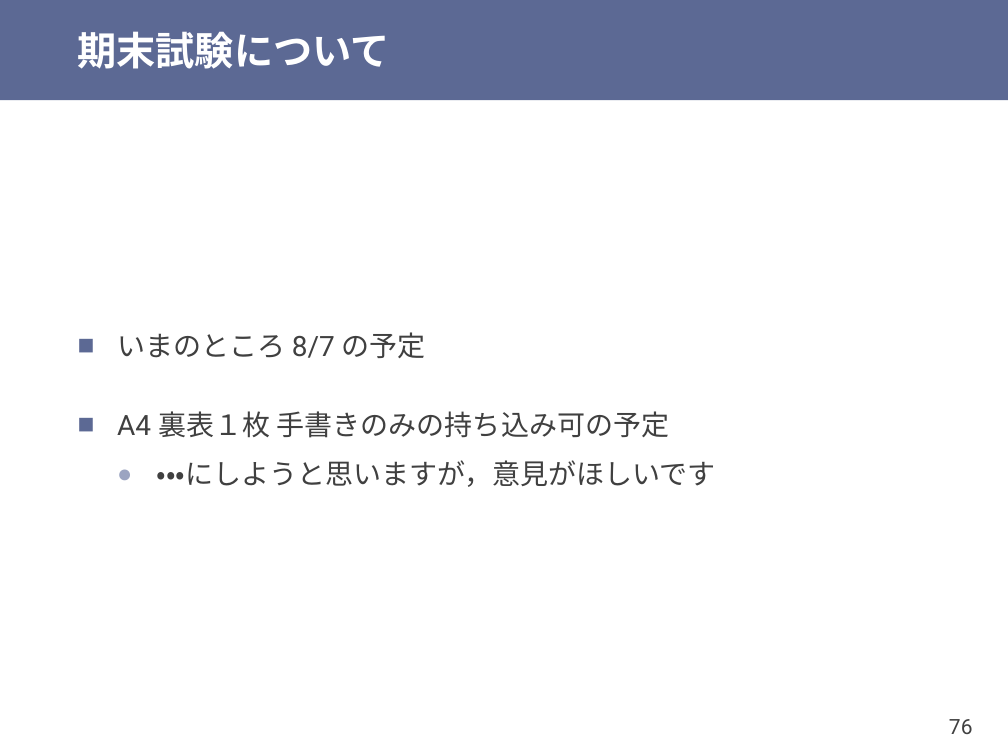
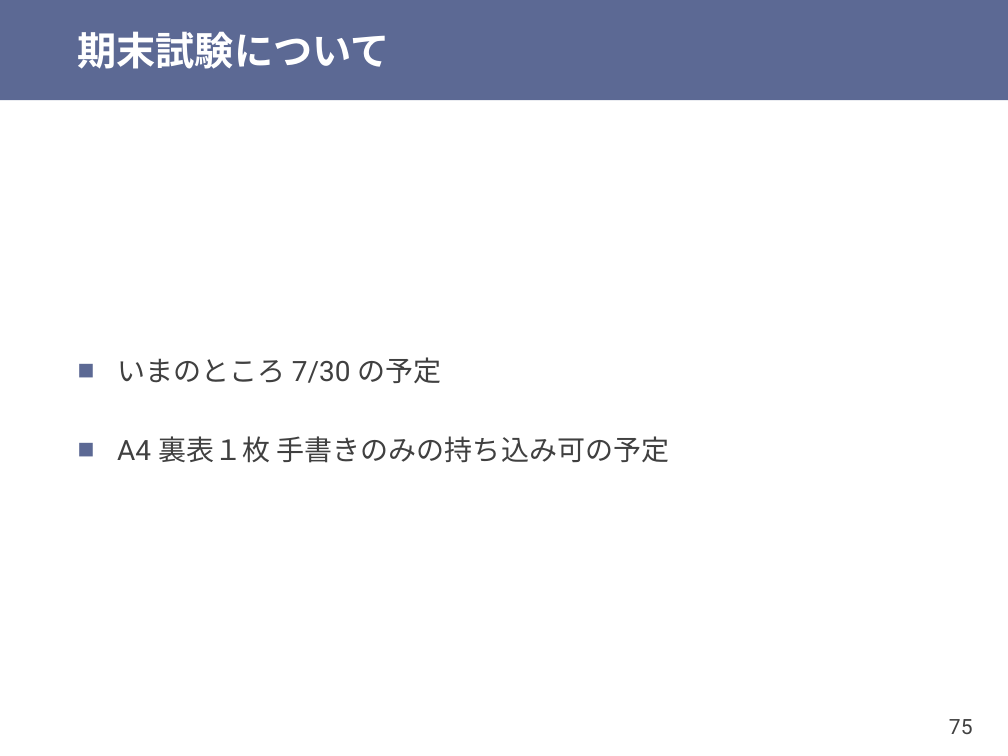
Before and after one commit to shioyadan/otya-computer-architecture-i, a slide deck: slide 75 of cai-shioya-09.pptx (slide 76 before the commit). Drawn at 1008x756 pixels with LibreOffice and Linux fonts; fonts in the diff are those of the drawing. Boxes give left, top, right and bottom in pixels: in the first picture for what was removed or moved away, otherwise in the second. Text is boxed around its words. In the diff, an @@ line names an element or a change of style, - is before the commit and + after.

```diff
--- a/cai-shioya-09.pptx
+++ b/cai-shioya-09.pptx
@@ text at (x1=117, y1=357, x2=442, y2=383): text changed @@
-■ いまのところ 8/7 の予定
+■ いまのところ 7/30 の予定
@@ text at (x1=157, y1=460, x2=716, y2=487): paragraph removed @@
-  ● ・・・にしようと思いますが，意見がほしいです
@@ page number at (x1=949, y1=719, x2=973, y2=734): text changed @@
-76
+75
```
Also in this commit, not shown: 22 other slides changed, 1 slide added, 9 slides removed, 1 other file.
